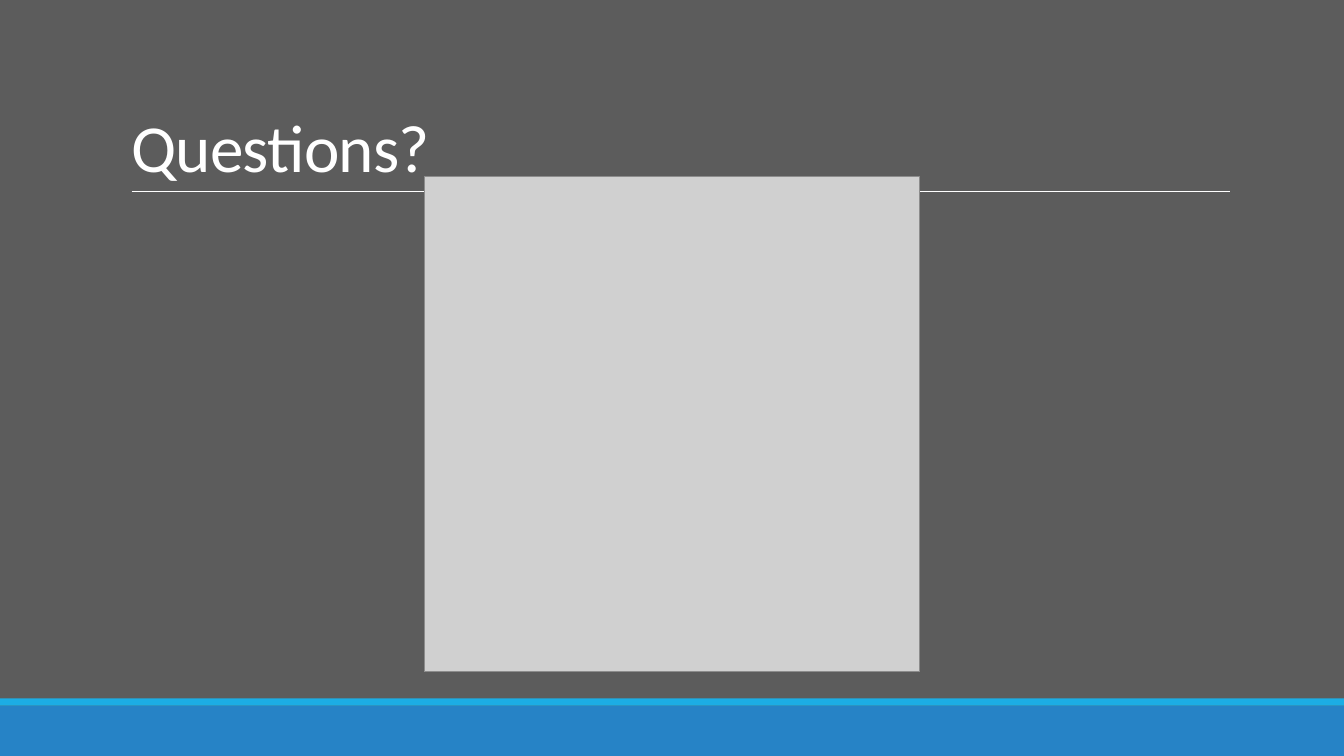
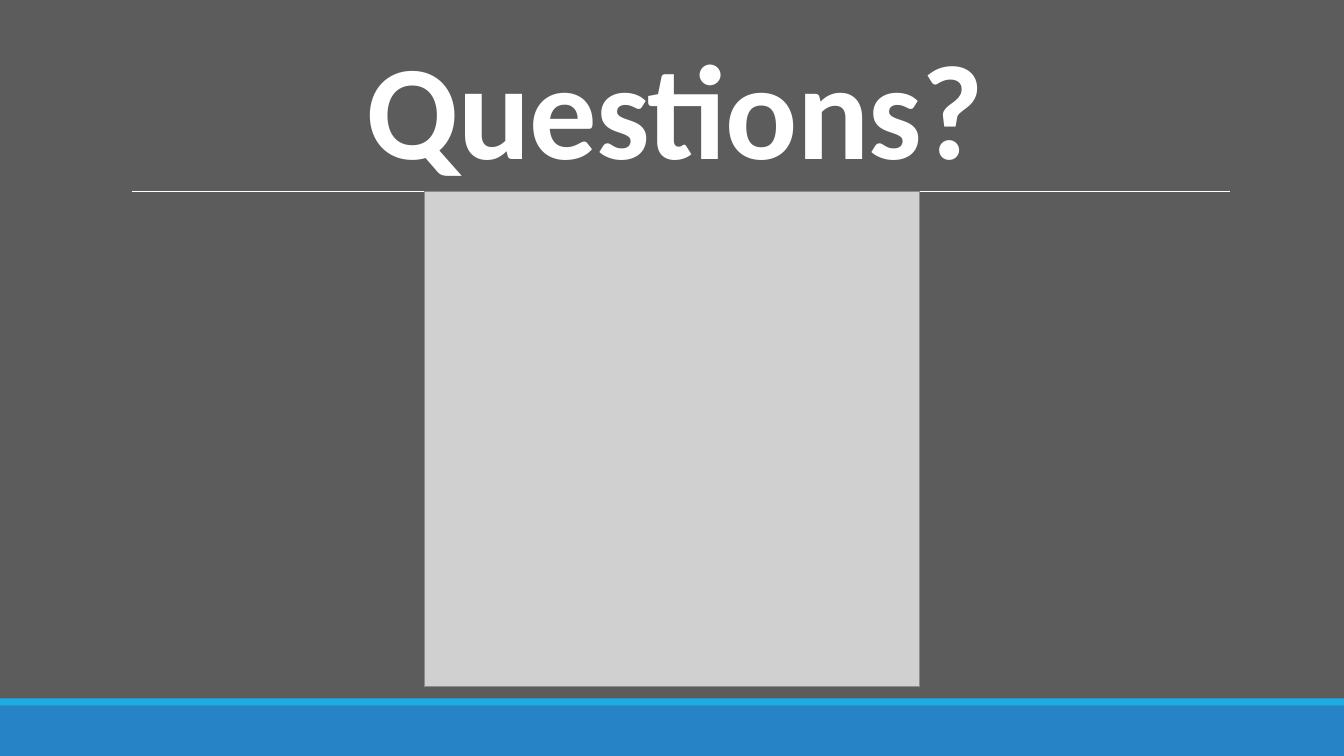
Before and after one commit to bdowd91/Project-1, a slide deck: slide 18 of CFBPresentation.pptx. Drawn at 1344x756 pixels with LibreOffice and Linux fonts; fonts in the diff are those of the drawing; grey boxes stand for pictures. Boxes give left, top, right and bottom in pixels: in the first picture for what was removed or moved away, otherwise in the second. Text is boxed around its words. In the diff, an @@ line names an element or a change of style, - is before the commit and + after.

```diff
--- a/CFBPresentation.pptx
+++ b/CFBPresentation.pptx
@@ title "Questions?" at (x1=367, y1=64, x2=984, y2=176): size 48 to 96 pt, bold on; alignment left to centre @@
@@ picture moved from (x1=424, y1=176, x2=920, y2=671) to (x1=424, y1=192, x2=920, y2=687) @@
```
Also in this commit, not shown: 1 other slide changed.
